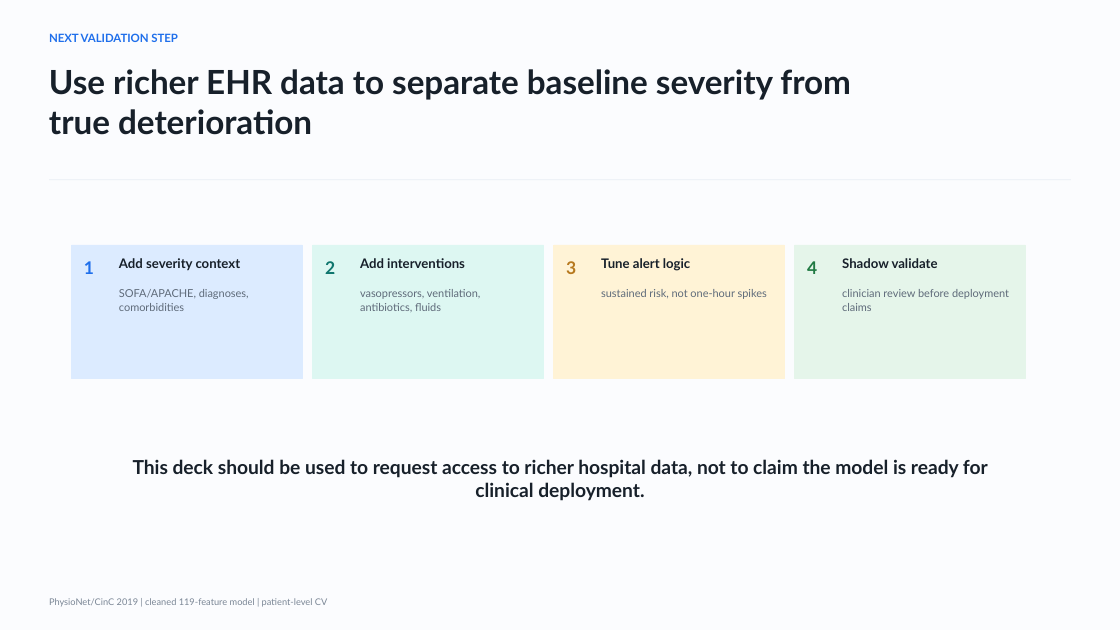
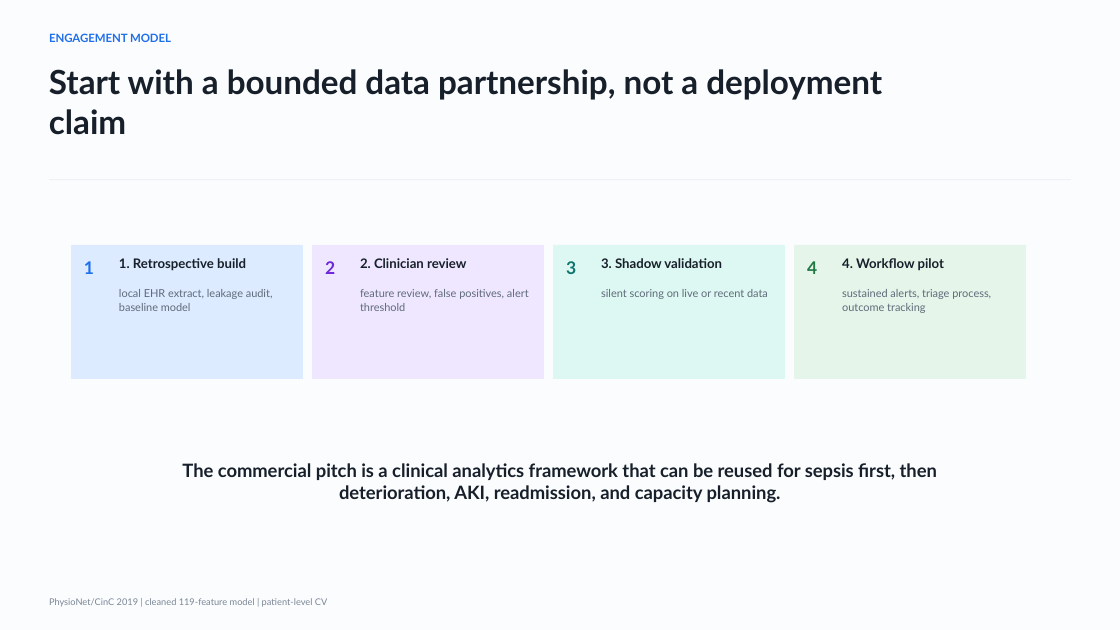
Before and after one commit to rushillshah/SepsisBot, a slide deck: slide 8 of docs/Sepsis_Early_Warning_Doctor_Cleaned.pptx. Drawn at 1120x630 pixels with LibreOffice and Linux fonts; fonts in the diff are those of the drawing. Boxes give left, top, right and bottom in pixels: in the first picture for what was removed or moved away, otherwise in the second. Text is boxed around its words. In the diff, an @@ line names an element or a change of style, - is before the commit and + after.

Commit message:
Reframe sepsis decks as analytics workflow pitch

```diff
--- a/docs/Sepsis_Early_Warning_Doctor_Cleaned.pptx
+++ b/docs/Sepsis_Early_Warning_Doctor_Cleaned.pptx
@@ text at (49,33,171,42): text changed @@
-NEXT VALIDATION STEP
+ENGAGEMENT MODEL
@@ text at (49,69,882,135): text changed @@
-Use richer EHR data to separate baseline severity from true deterioration
+Start with a bounded data partnership, not a deployment claim
@@ text at (119,258,246,271): text changed @@
-Add severity context
+1. Retrospective build
@@ rectangle at (313,245,543,378): fill #DDF7F2 to #EFE7FF; outline #DDF7F2 0.75 pt to #EFE7FF 0.75 pt @@
@@ text "2" at (325,261,335,274): text colour #0F766E to #6D28D9 @@
@@ text at (360,258,466,268): text changed @@
-Add interventions
+2. Clinician review
@@ rectangle at (554,245,784,378): fill #FFF3D6 to #DDF7F2; outline #FFF3D6 0.75 pt to #DDF7F2 0.75 pt @@
@@ text "3" at (566,261,576,274): text colour #B7791F to #0F766E @@
@@ text at (601,258,722,268): text changed @@
-Tune alert logic
+3. Shadow validation
@@ text at (842,258,944,271): text changed @@
-Shadow validate
+4. Workflow pilot
@@ text at (119,289,273,311): text changed @@
-SOFA/APACHE, diagnoses, comorbidities
+local EHR extract, leakage audit, baseline model
@@ text at (360,289,529,311): text changed @@
-vasopressors, ventilation, antibiotics, fluids
+feature review, false positives, alert threshold
@@ text at (601,289,768,299): text changed @@
-sustained risk, not one-hour spikes
+silent scoring on live or recent data
@@ text at (842,289,991,313): text changed @@
-clinician review before deployment claims
+sustained alerts, triage process, outcome tracking
@@ text at (182,463,937,503): text changed; size 16.5 to 15.8 pt @@
-This deck should be used to request access to richer hospital data, not to claim the model is ready for clinical deployment.
+The commercial pitch is a clinical analytics framework that can be reused for sepsis first, then deterioration, AKI, readmission, and capacity planning.
```
Also in this commit, not shown: 3 other slides changed, 6 slides added, 4 slides removed, 1 other file.
